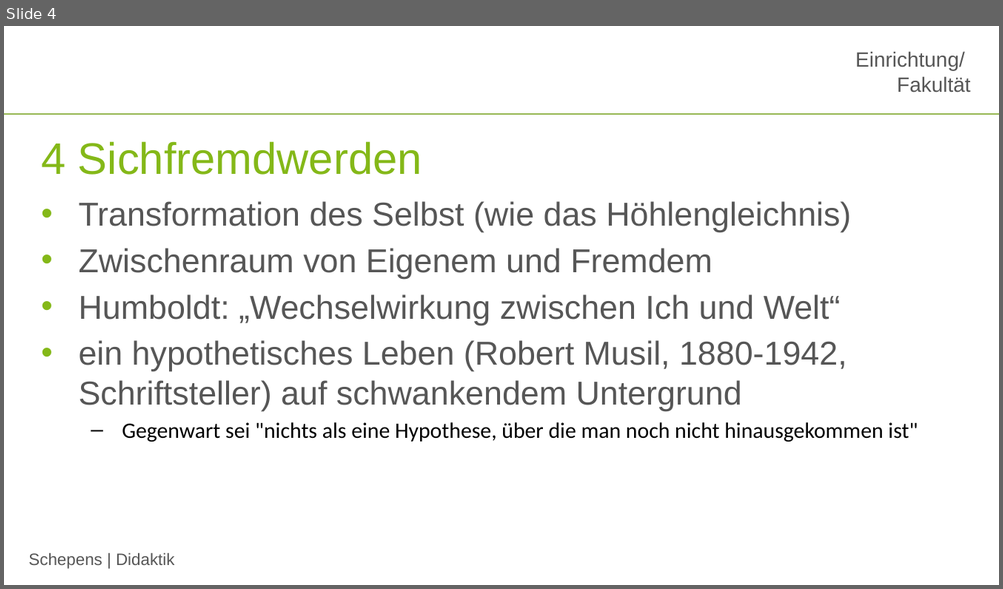
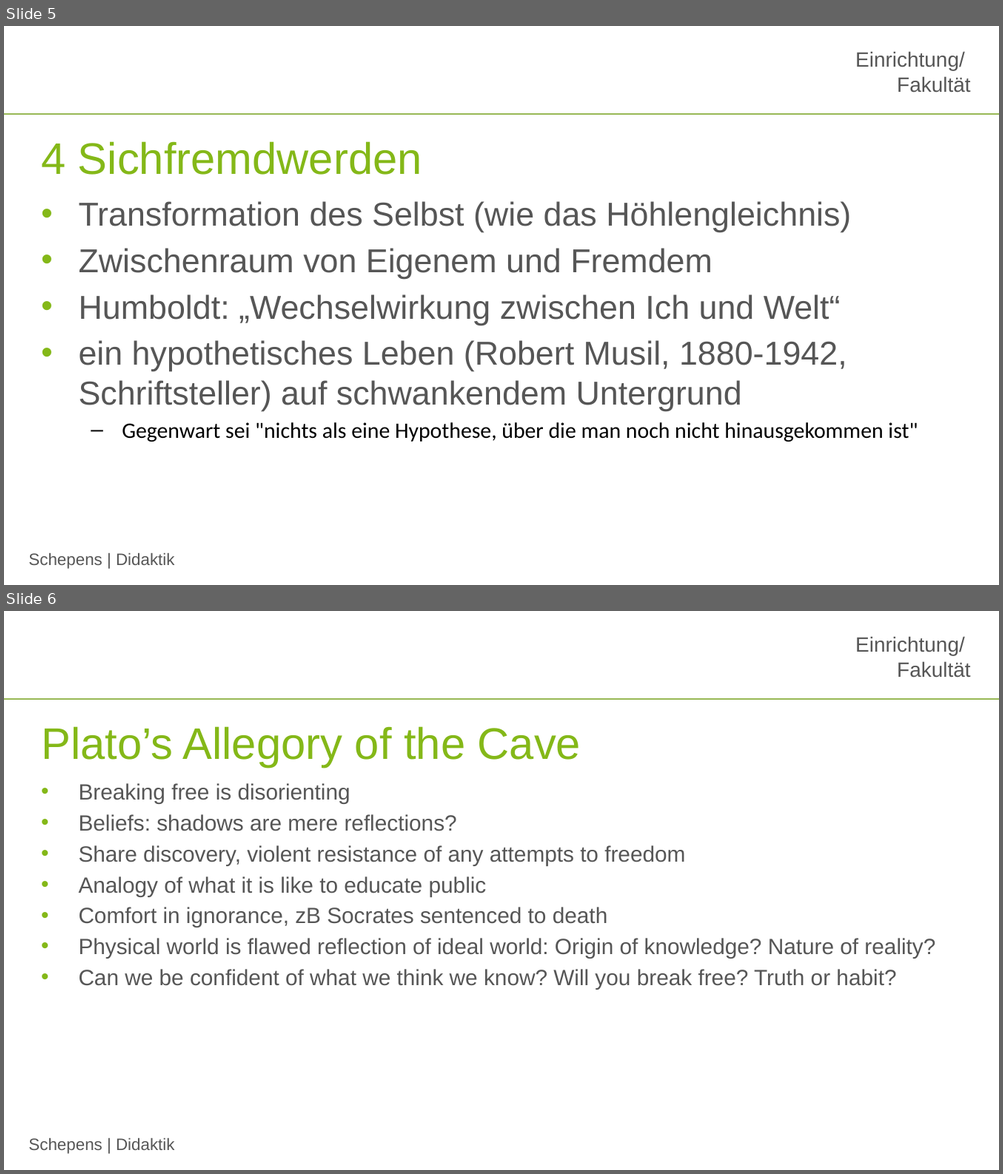
Before and after one commit to jobschepens/didakt22, a slide deck: folien/week4.pptx. Shown one above the other, each under a label of ours: slide 4 before the commit, slides 5 and 6 after it. The pictures are 1003x589 and 1003x1174 pixels, drawn with LibreOffice and Linux fonts; fonts in the diff are those of the drawing; background and template pictures are left out. Boxes give left, top, right and bottom in pixels: in the first picture for what was removed or moved away, otherwise in the second. Text is boxed around its words. In the diff, an @@ line names an element or a change of style, - is before the commit and + after.

```diff
--- a/folien/week4.pptx
+++ b/folien/week4.pptx
@@ slide 6 added at (4,611,999,1170), background #FFFFFF; not listed: 3 template elements that a slide beside it also shows @@
@@ title added at (41,726,580,768), 32 pt, text #84B818 @@
+Plato’s Allegory of the Cave
@@ text added at (79,783,935,989), 16 pt, text #565656 @@
+• Breaking free is disorienting
+• Beliefs: shadows are mere reflections?
+• Share discovery, violent resistance of any attempts to freedom
+• Analogy of what it is like to educate public
+• Comfort in ignorance, zB Socrates sentenced to death
+• Physical world is flawed reflection of ideal world: Origin of knowledge? Nature of reality?
+• Can we be confident of what we think we know? Will you break free? Truth or habit?
@@ what was slide 4 is now slide 5 @@
```
Also in this commit, not shown: 3 slides changed, 1 other slide added.
